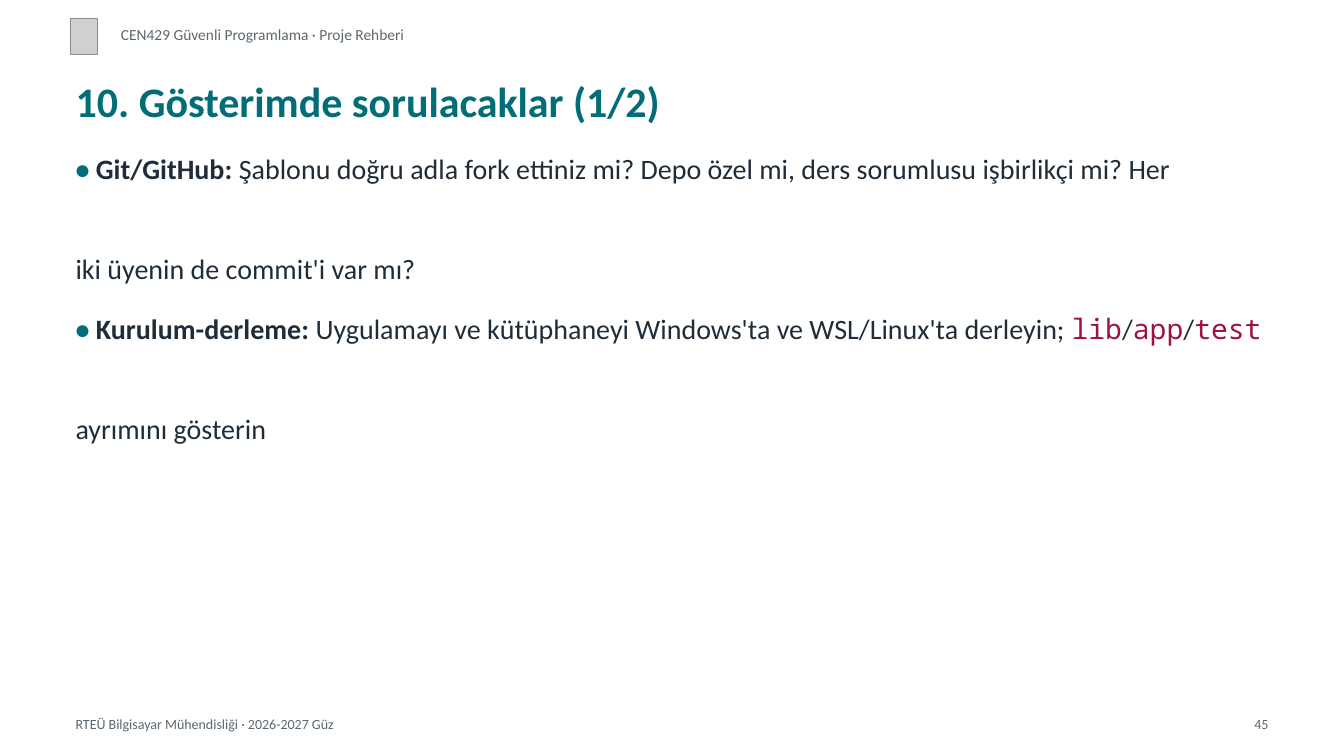
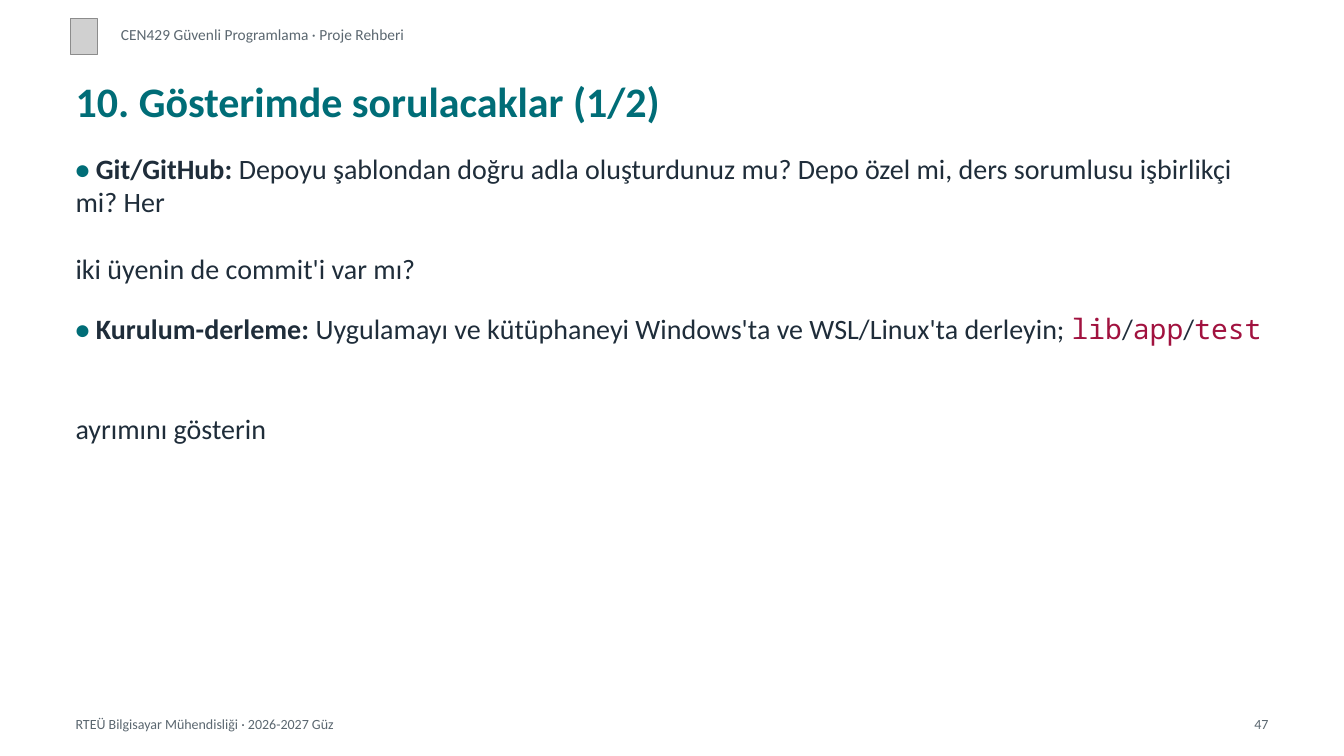
Before and after one commit to ucoruh/cen429-secure-programming, a slide deck: slide 47 of docs/project-guide/cen429-proje-rehberi-sunum.tr.pptx (slide 45 before the commit). Drawn at 1344x756 pixels with LibreOffice and Linux fonts; fonts in the diff are those of the drawing; grey boxes stand for pictures. Boxes give left, top, right and bottom in pixels: in the first picture for what was removed or moved away, otherwise in the second. Text is boxed around its words. In the diff, an @@ line names an element or a change of style, - is before the commit and + after.

Commit message:
Proje rehberi: depoyu şablondan oluştur (fork yok), projeyi yerelde göster, gösterim kontrol listesi

```diff
--- a/docs/project-guide/cen429-proje-rehberi-sunum.tr.pptx
+++ b/docs/project-guide/cen429-proje-rehberi-sunum.tr.pptx
@@ text at (x1=76, y1=159, x2=1232, y2=212): text changed @@
-• Git/GitHub: Şablonu doğru adla fork ettiniz mi? Depo özel mi, ders sorumlusu işbirlikçi mi? Her
+• Git/GitHub: Depoyu şablondan doğru adla oluşturdunuz mu? Depo özel mi, ders sorumlusu işbirlikçi mi? Her
@@ text at (x1=1254, y1=720, x2=1268, y2=729): text changed @@
-45
+47
```
Also in this commit, not shown: 44 other slides changed, 2 slides added, 41 other files.
